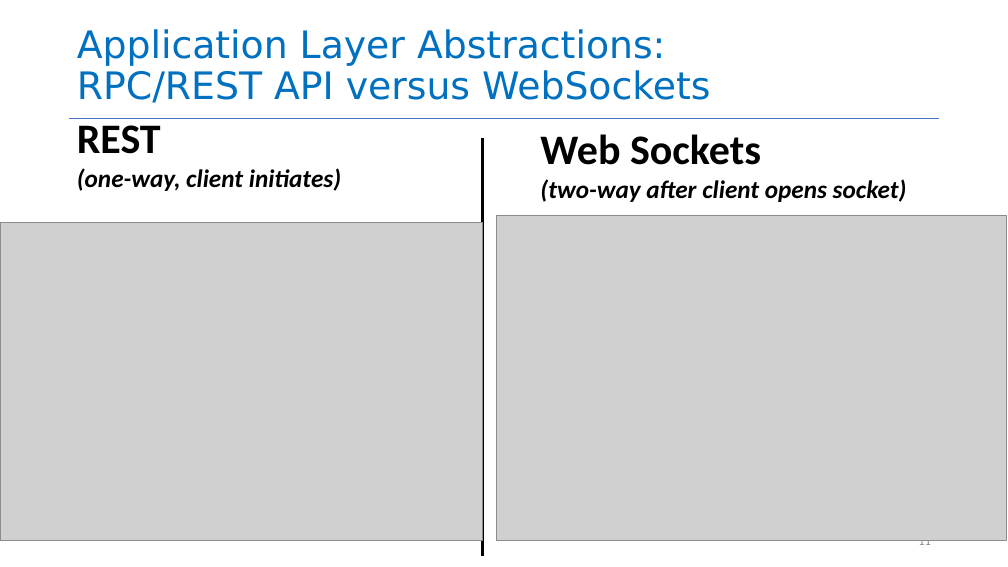
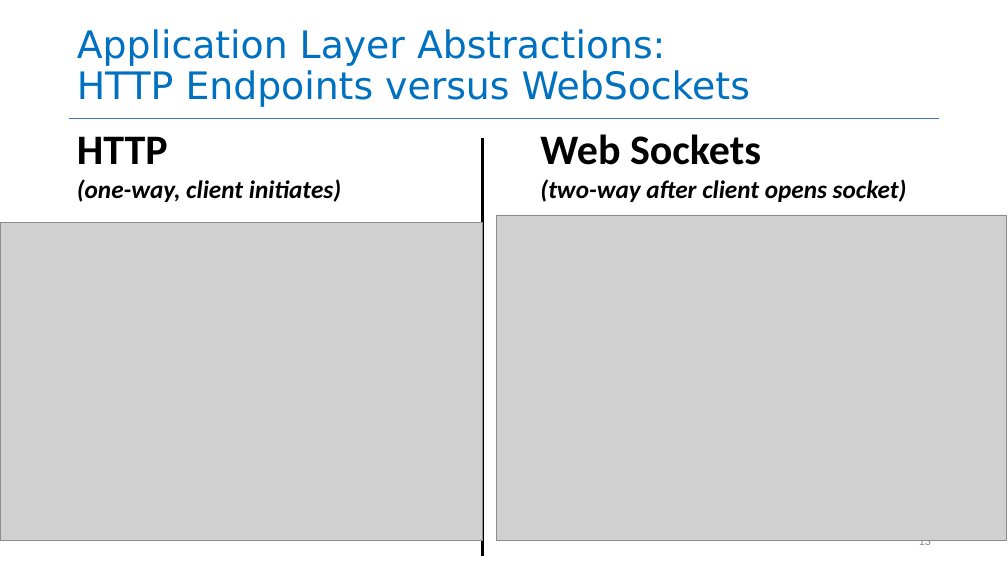
Before and after one commit to neu-se/CS4530-Spring-2026, a slide deck: slide 13 of Slides/Module 04 Web Applications.pptx (slide 11 before the commit). Drawn at 1008x567 pixels with LibreOffice and Linux fonts; fonts in the diff are those of the drawing; grey boxes stand for pictures. Boxes give left, top, right and bottom in pixels: in the first picture for what was removed or moved away, otherwise in the second. Text is boxed around its words. In the diff, an @@ line names an element or a change of style, - is before the commit and + after.

```diff
--- a/Slides/Module 04 Web Applications.pptx
+++ b/Slides/Module 04 Web Applications.pptx
@@ title at bbox=[77, 29, 750, 107]: text changed @@
-Application Layer Abstractions:
-RPC/REST API versus WebSockets
+Application Layer Abstractions:
+HTTP Endpoints versus WebSockets
@@ text at bbox=[77, 136, 341, 202]: text changed @@
-REST
-(one-way, client initiates)
+HTTP
+(one-way, client initiates)
```
Also in this commit, not shown: 6 other slides changed, 2 slides added, 2 other files.
